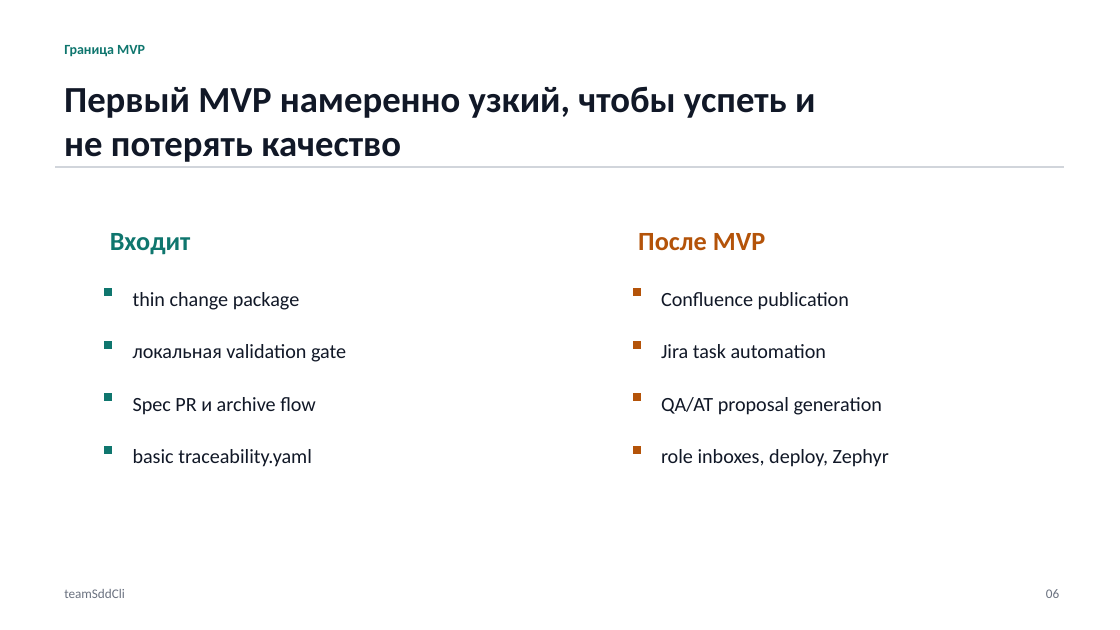
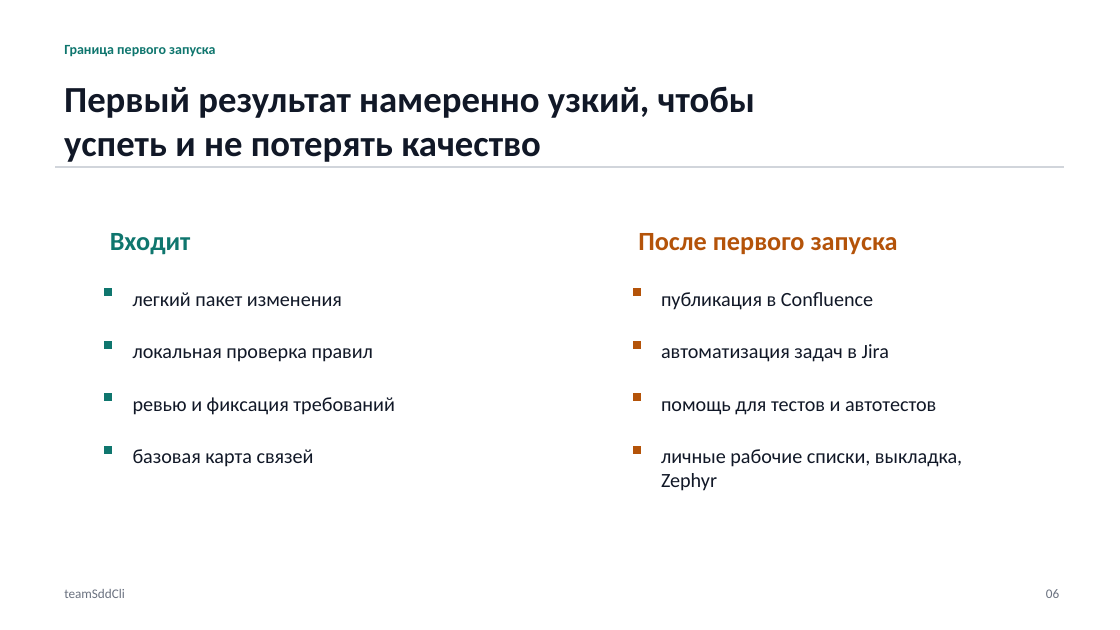
Before and after one commit to danka19/teamSddCli, a slide deck: slide 6 of outputs/team-sdd-principle-mvp-plan.pptx. Drawn at 1120x630 pixels with LibreOffice and Linux fonts; fonts in the diff are those of the drawing. Boxes give left, top, right and bottom in pixels: in the first picture for what was removed or moved away, otherwise in the second. Text is boxed around its words. In the diff, an @@ line names an element or a change of style, - is before the commit and + after.

```diff
--- a/outputs/team-sdd-principle-mvp-plan.pptx
+++ b/outputs/team-sdd-principle-mvp-plan.pptx
@@ text at bbox=[64, 45, 215, 57]: text changed @@
-Граница MVP
+Граница первого запуска
@@ text at bbox=[64, 86, 755, 162]: text changed @@
-Первый MVP намеренно узкий, чтобы успеть и не потерять качество
+Первый результат намеренно узкий, чтобы успеть и не потерять качество
@@ text at bbox=[638, 233, 898, 254]: text changed @@
-После MVP
+После первого запуска
@@ text at bbox=[133, 292, 342, 306]: text changed @@
-thin change package
+легкий пакет изменения
@@ text at bbox=[661, 292, 873, 310]: text changed @@
-Confluence publication
+публикация в Confluence
@@ text at bbox=[133, 348, 374, 362]: text changed @@
-локальная validation gate
+локальная проверка правил
@@ text at bbox=[661, 344, 889, 362]: text changed @@
-Jira task automation
+автоматизация задач в Jira
@@ text at bbox=[133, 397, 395, 415]: text changed @@
-Spec PR и archive flow
+ревью и фиксация требований
@@ text at bbox=[661, 401, 936, 415]: text changed @@
-QA/AT proposal generation
+помощь для тестов и автотестов
@@ text at bbox=[133, 449, 314, 467]: text changed @@
-basic traceability.yaml
+базовая карта связей
@@ text at bbox=[661, 449, 962, 491]: text changed @@
-role inboxes, deploy, Zephyr
+личные рабочие списки, выкладка, Zephyr
```
Also in this commit, not shown: 5 other slides changed, 2 slides added, 2 slides removed.
